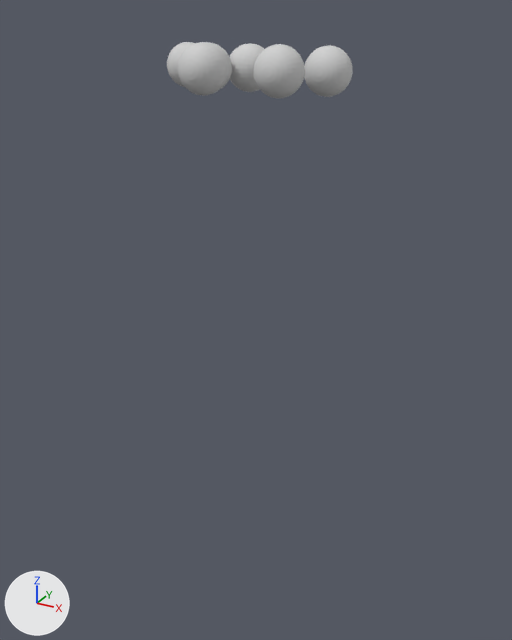
The OBJ model models/object1220.obj as it was, and as the next commit left it.
Before and after are seen from a 50 mm camera at (1.73, -3.19, 1.95) aimed at (-0.01, -0.02, 0.36). The lights are fixed; the arrows at lower left show +X, +Y and +Z. Where no turn or scale is listed for an object, it has been applied to the vertices.

The scene before the commit, as lines of its bpy script (objects in view):
```python
me_object1220 = bpy.data.meshes.new('object1220')
me_object1220.from_pydata(...)  # 2892 vertices, 5760 faces; spans x -0.64..0.432, y -0.407..0.284, z 1.554..1.807
me_object1220.materials.append(mat_material_004)  # light grey #d1d1d1
ob_object1220 = bpy.data.objects.new('object1220', me_object1220)
ob_object1220.location = (0.0, 0.0, 0.0)
```
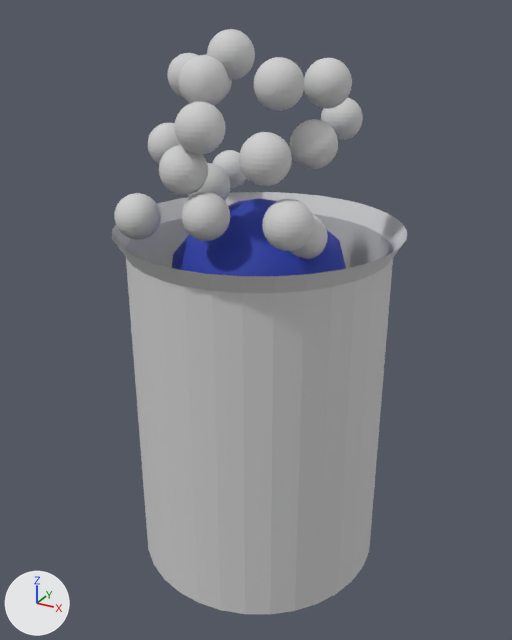
What differs and where, as boxes (x1, y1, x2, y2) in the pictures (512 x 640 px; the box of a moved part takes in the faces that stretch with it):
'object1220', reshaped (58% wider, 928% taller): before (167, 42, 353, 98); after (112, 29, 407, 614)
part 1 of me_object1220, moved or reshaped: before (304, 45, 353, 97); after (304, 58, 352, 109)
part 2 of me_object1220, moved or reshaped: before (254, 44, 305, 98); after (254, 57, 304, 111)
part 3 of me_object1220, moved or reshaped: before (178, 42, 228, 96); after (178, 55, 229, 106)
part 4 of me_object1220, moved or reshaped: before (206, 42, 232, 88); after (206, 54, 232, 98)
part 5 of me_object1220, moved or reshaped: before (167, 42, 195, 87); after (167, 53, 198, 97)
part 6 of me_object1220, added: after (188, 163, 231, 201)
part 7 of me_object1220, added: after (289, 214, 328, 259)
part 8 of me_object1220, added: after (212, 150, 246, 189)
part 9 of me_object1220, added: after (321, 98, 363, 140)
part 10 of me_object1220, added: after (290, 119, 338, 169)
part 11 of me_object1220, added: after (207, 29, 255, 80)
part 12 of me_object1220, added: after (148, 123, 181, 164)
part 13 of me_object1220, added: after (115, 193, 161, 240)
part 14 of me_object1220, added: after (159, 145, 208, 195)
part 15 of me_object1220, added: after (174, 101, 226, 154)
part 16 of me_object1220, added: after (239, 132, 292, 186)
part 17 of me_object1220, added: after (263, 199, 314, 251)
part 18 of me_object1220, added: after (182, 192, 230, 241)
part 19 of me_object1220, added: after (112, 192, 407, 614)
part 20 of me_object1220, added (blue): after (172, 198, 346, 276)
part 21 of me_object1220, deleted: before (229, 43, 264, 92)

Edits to the bpy script that builds the scene:
```text
Change me_object1220:
    remove me_object1220.from_pydata(...)  # 2892 vertices, 5760 faces; spans x -0.64..0.432, y -0.407..0.284, z 1.554..1.807
    add me_object1220.from_pydata(...)  # 8830 vertices, 17550 faces; spans x -0.767..0.767, y -0.767..0.767, z -1.099..1.856
    me_object1220 part 1: the loose piece of 482 vertices spanning x 0.201..0.432, y -0.018..0.212, z 1.557..1.788 is moved by (0.0, 0.0, -0.054)
    me_object1220 part 2: the loose piece of 482 vertices spanning x 0.084..0.314, y -0.298..-0.068, z 1.571..1.801 is moved by (0.0, 0.0, -0.054)
    me_object1220 part 3: the loose piece of 482 vertices spanning x -0.251..-0.02, y -0.407..-0.176, z 1.576..1.807 is moved by (0.0, 0.0, -0.054)
    me_object1220 part 4: the loose piece of 482 vertices spanning x -0.35..-0.12, y -0.208..0.022, z 1.566..1.797 is moved by (0.0, 0.0, -0.054)
    me_object1220 part 5: the loose piece of 482 vertices spanning x -0.64..-0.409, y 0.054..0.284, z 1.554..1.784 is moved by (0.0, 0.0, -0.054)
    me_object1220 part 6: a new loose piece, a UV sphere (32 segments, 16 rings, poles along z) spanning x -0.35..-0.12, y -0.237..-0.006, z 0.992..1.223, in mat_material_004 (light grey #d1d1d1)
    me_object1220 part 7: a new loose piece, a UV sphere (32 segments, 16 rings, poles along z) spanning x 0.201..0.432, y -0.237..-0.006, z 0.802..1.033, in mat_material_004 (light grey #d1d1d1)
    me_object1220 part 8: a new loose piece, a UV sphere (32 segments, 16 rings, poles along z) spanning x -0.64..-0.409, y 0.468..0.699, z 0.92..1.151, in mat_material_004 (light grey #d1d1d1)
    me_object1220 part 9: a new loose piece, a UV sphere (32 segments, 16 rings, poles along z) spanning x 0.084..0.314, y 0.468..0.699, z 1.272..1.503, in mat_material_004 (light grey #d1d1d1)
    me_object1220 part 10: a new loose piece, a UV sphere (32 segments, 16 rings, poles along z) spanning x 0.201..0.432, y -0.156..0.075, z 1.236..1.467, in mat_material_004 (light grey #d1d1d1)
    me_object1220 part 11: a new loose piece, a UV sphere (32 segments, 16 rings, poles along z) spanning x -0.251..-0.02, y -0.156..0.075, z 1.625..1.856, in mat_material_004 (light grey #d1d1d1)
    me_object1220 part 12: a new loose piece, a UV sphere (32 segments, 16 rings, poles along z) spanning x -0.64..-0.409, y -0.156..0.075, z 1.164..1.395, in mat_material_004 (light grey #d1d1d1)
    me_object1220 part 13: a new loose piece, a UV sphere (32 segments, 16 rings, poles along z) spanning x -0.576..-0.346, y -0.544..-0.314, z 0.875..1.105, in mat_material_004 (light grey #d1d1d1)
    me_object1220 part 14: a new loose piece, a UV sphere (32 segments, 16 rings, poles along z) spanning x -0.287..-0.056, y -0.544..-0.314, z 1.137..1.368, in mat_material_004 (light grey #d1d1d1)
    me_object1220 part 15: a new loose piece, a UV sphere (32 segments, 16 rings, poles along z) spanning x -0.188..0.043, y -0.544..-0.314, z 1.336..1.567, in mat_material_004 (light grey #d1d1d1)
    me_object1220 part 16: a new loose piece, a UV sphere (32 segments, 16 rings, poles along z) spanning x 0.147..0.378, y -0.544..-0.314, z 1.227..1.458, in mat_material_004 (light grey #d1d1d1)
    me_object1220 part 17: a new loose piece, a UV sphere (32 segments, 16 rings, poles along z) spanning x 0.264..0.495, y -0.544..-0.314, z 0.947..1.178, in mat_material_004 (light grey #d1d1d1)
    me_object1220 part 18: a new loose piece, a UV sphere (32 segments, 16 rings, poles along z) spanning x -0.17..0.061, y -0.544..-0.314, z 0.929..1.16, in mat_material_004 (light grey #d1d1d1)
    me_object1220 part 19: a new loose piece of 128 vertices spanning x -0.767..0.767, y -0.767..0.767, z -1.099..0.895
    me_object1220 part 20: a new loose piece of 26 vertices spanning x -0.486..0.486, y -0.511..0.511, z 0.534..1.044, in mat_material_002 (blue #2239ab)
    me_object1220 part 21: the loose piece of 482 vertices spanning x -0.233..-0.002, y 0.0..0.23, z 1.556..1.787 is deleted
    add me_object1220.materials.append(mat_material_002)  # blue #2239ac
    add me_object1220.materials.append(mat_material_003)  # light grey #d1d1d1
    add me_object1220.materials.append(mat_material)  # light grey #d1d1d1
```
